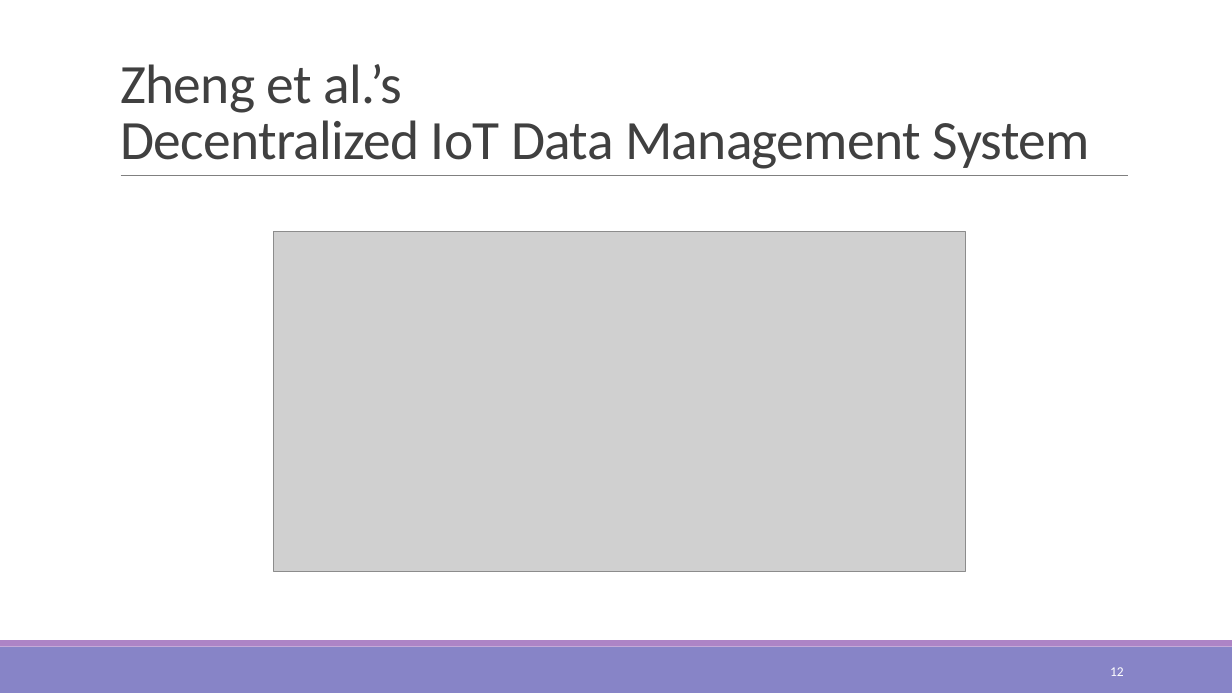
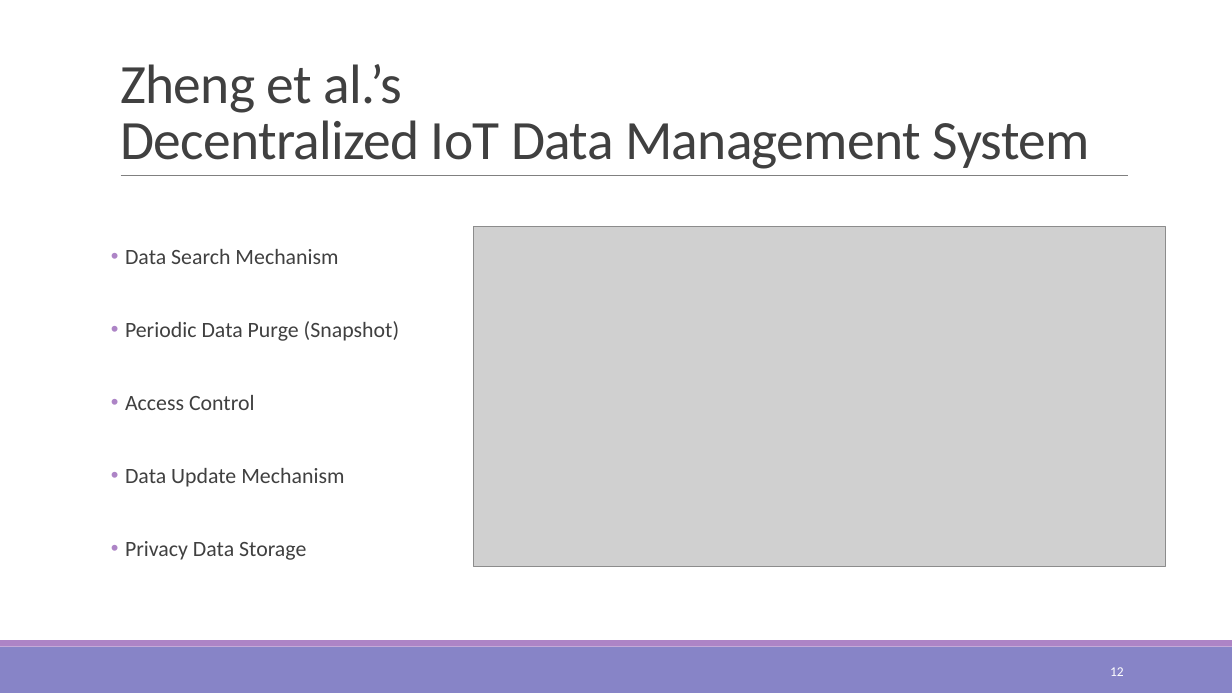
Before and after one commit to kuromasama/Paper, a slide deck: slide 12 of 澤洋 口試.pptx. Drawn at 1232x693 pixels with LibreOffice and Linux fonts; fonts in the diff are those of the drawing; grey boxes stand for pictures. Boxes give left, top, right and bottom in pixels: in the first picture for what was removed or moved away, otherwise in the second. Text is boxed around its words. In the diff, an @@ line names an element or a change of style, - is before the commit and + after.

```diff
--- a/澤洋 口試.pptx
+++ b/澤洋 口試.pptx
@@ picture: place and size @@
-picture at box(274, 232, 966, 572)
+picture at box(473, 227, 1165, 567)
@@ text added at box(125, 249, 399, 560), 17 pt, text #404040 @@
+• Data Search Mechanism
+• Periodic Data Purge (Snapshot)
+• Access Control
+• Data Update Mechanism
+• Privacy Data Storage
```
Also in this commit, not shown: 6 other slides changed, 1 slide removed.
